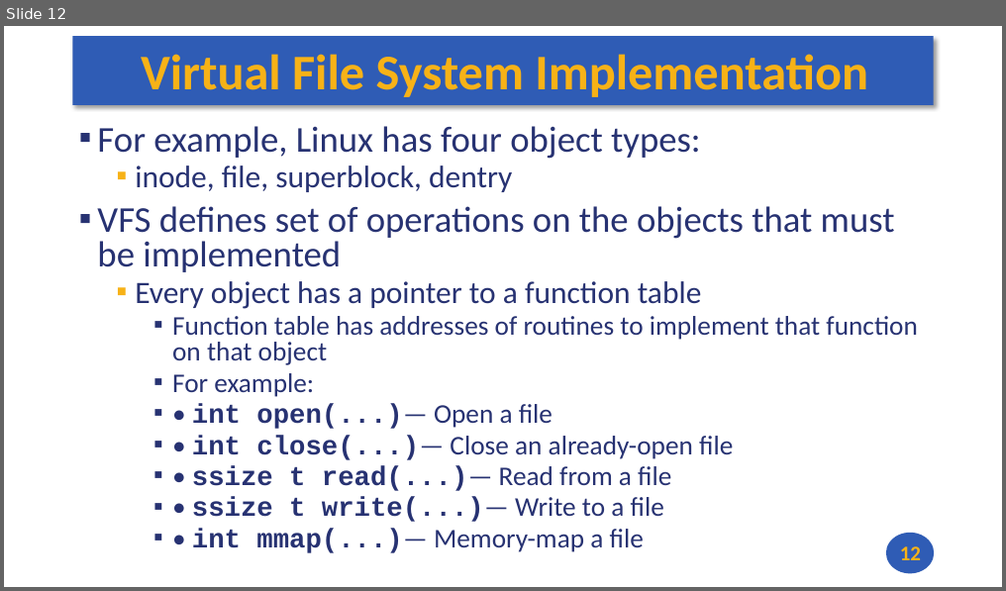
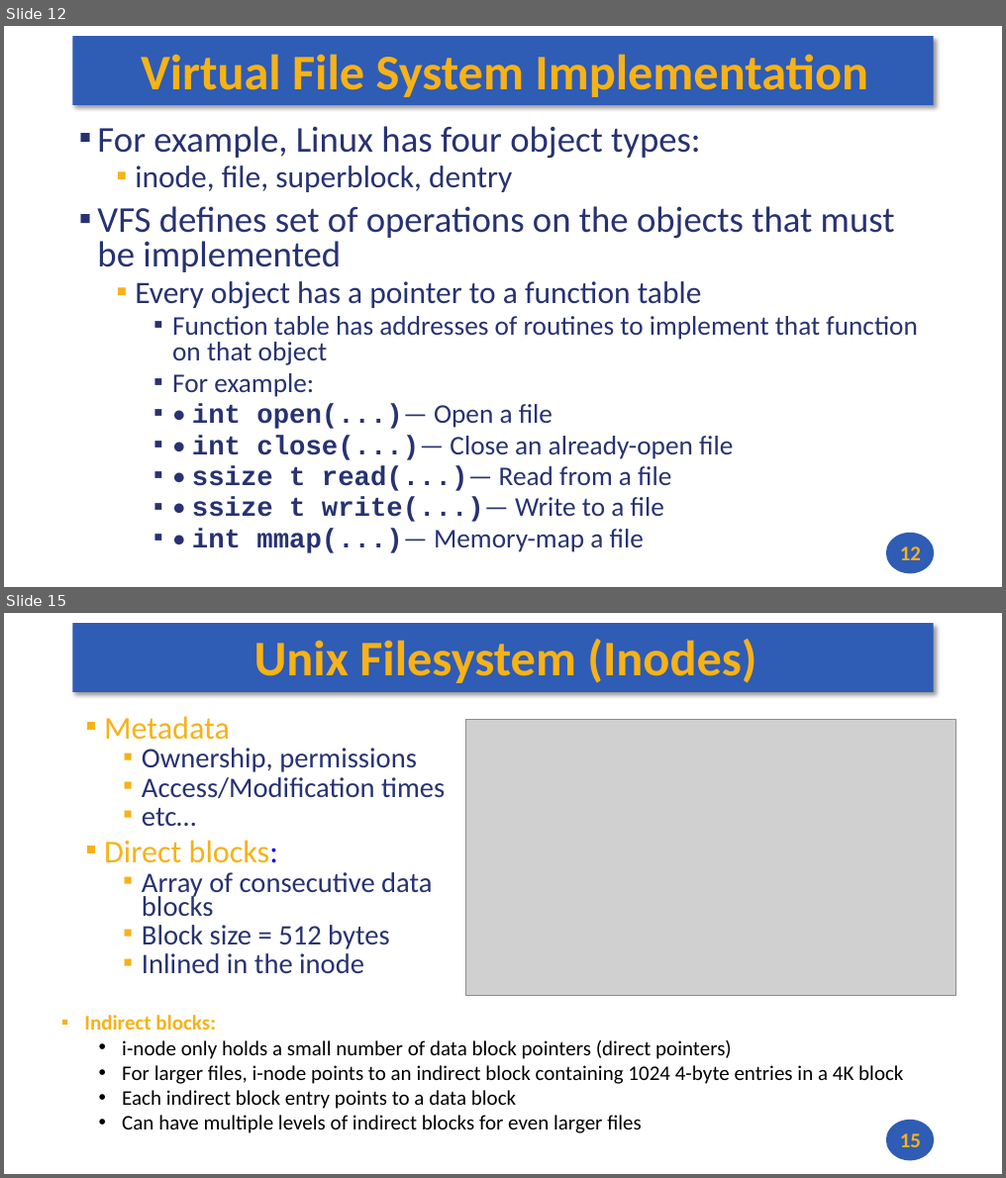
Before and after one commit to andrewt0301/hse-acos-course, a slide deck: docs/part2os/07_Synch/OS_Lecture_07.pptx. Shown one above the other, each under a label of ours: slide 12 before the commit, slides 12 and 15 after it; the slides between them are not shown. The pictures are 1006x591 and 1006x1178 pixels, drawn with LibreOffice and Linux fonts; fonts in the diff are those of the drawing; grey boxes stand for pictures. Boxes give left, top, right and bottom in pixels: in the first picture for what was removed or moved away, otherwise in the second. Text is boxed around its words. In the diff, an @@ line names an element or a change of style, - is before the commit and + after.

```diff
--- a/docs/part2os/07_Synch/OS_Lecture_07.pptx
+++ b/docs/part2os/07_Synch/OS_Lecture_07.pptx
@@ slide 15 added at box(4, 613, 1002, 1174), background #FFFFFF; not listed: 2 template elements that a slide beside it also shows @@
@@ title added at box(254, 639, 756, 683), 48 pt, text #F7B217, bold @@
+Unix Filesystem (Inodes)
@@ text added at box(104, 716, 445, 973), 27.2 pt, text #273272 @@
+▪ Metadata
+  ▪ Ownership, permissions
+  ▪ Access/Modification times
+  ▪ etc…
+▪ Direct blocks:
+  ▪ Array of consecutive data blocks
+  ▪ Block size = 512 bytes
+  ▪ Inlined in the inode
@@ picture added at box(466, 720, 956, 995) @@
@@ text added at box(84, 1015, 903, 1134), 20 pt, text #000000 @@
+▪ Indirect blocks:
+  • i-node only holds a small number of data block pointers (direct pointers)
+  • For larger files, i-node points to an indirect block containing 1024 4-byte entries in a 4K block
+  • Each indirect block entry points to a data block
+  • Can have multiple levels of indirect blocks for even larger files
@@ page number added at box(900, 1134, 921, 1148), 20 pt, text #F7B217, bold @@
+15
```
Also in this commit, not shown: 1 slide changed, 2 other slides added, 2 other files.
